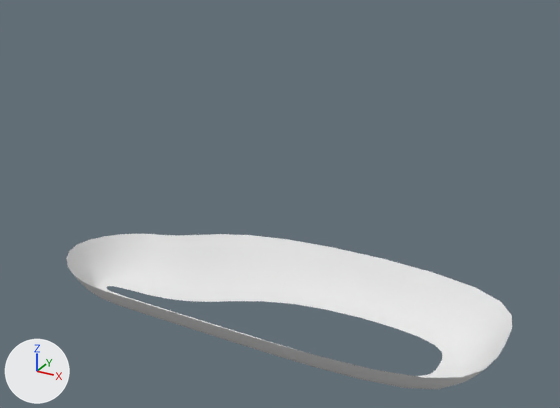
The Blender file tracks/track.blend, before and after one commit.
Before and after are seen from a 50 mm lens placed at (48.6, -74.3, 59.1), pointed at (2.5, 9.4, 17.3). Lighting does not change. The marker at lower left points along +X, +Y and +Z.
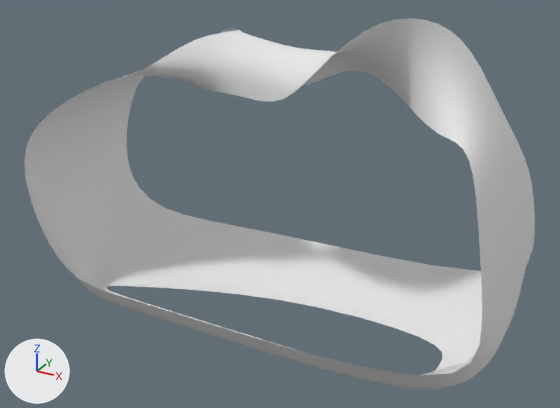
The change, as a list of edits to the scene's bpy script:
```text
Change me_cube:
    used by ob_cube; location = (0.0, 0.0, 0.0)
    remove me_cube.from_pydata(...)  # 50 vertices, 40 faces; spans x -34.0..34.0, y -4.0..24.0, z -1.0..5.0
    add me_cube.from_pydata(...)  # 127 vertices, 112 faces; spans x -34.5..34.0, y -4.0..24.0, z -1.0..44.0
    me_cube part 1
    6 vertices are removed from x -25.0..-11.0, y 6.0..14.0, z -1.0..5.0
    10 faces are deleted
    1 vertex moves from x -15.0, y 10.0, z 0.0 to x -27.0, y 15.0, z 2.0
    75 vertices are added at x -34.5..33.8, y -2.5..22.5, z 5.0..44.0
    8 new vertices lie (6.0, 0.0, -1.0) away from vertices in x -2.0..15.0, y 5.7..14.3, z 32.8..39.8
    82 new faces join them
```

Where the change shows, as pixel boxes [x1, y1, x2, y2] in the pictures (560 x 408 px):
'Cube', reshaped (15% wider, 138% taller): before [66, 234, 512, 389]; after [24, 18, 535, 389]
part 1 of me_cube, built on: before [77, 234, 292, 304]; after [24, 18, 535, 376]
